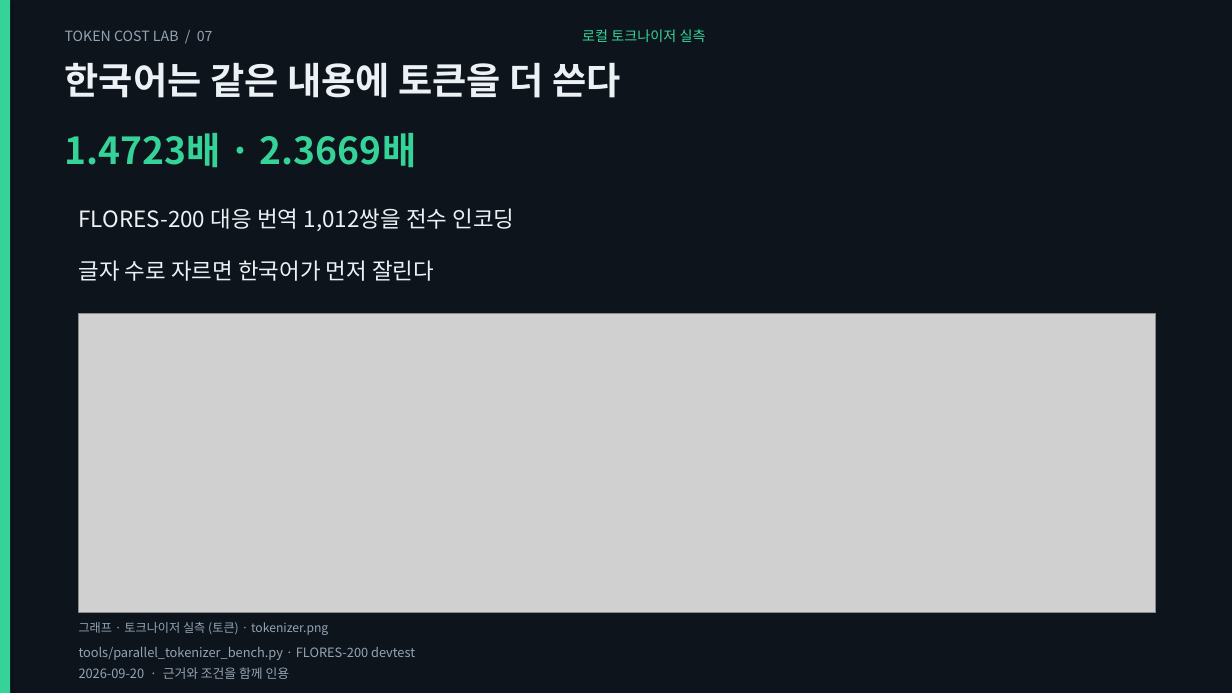
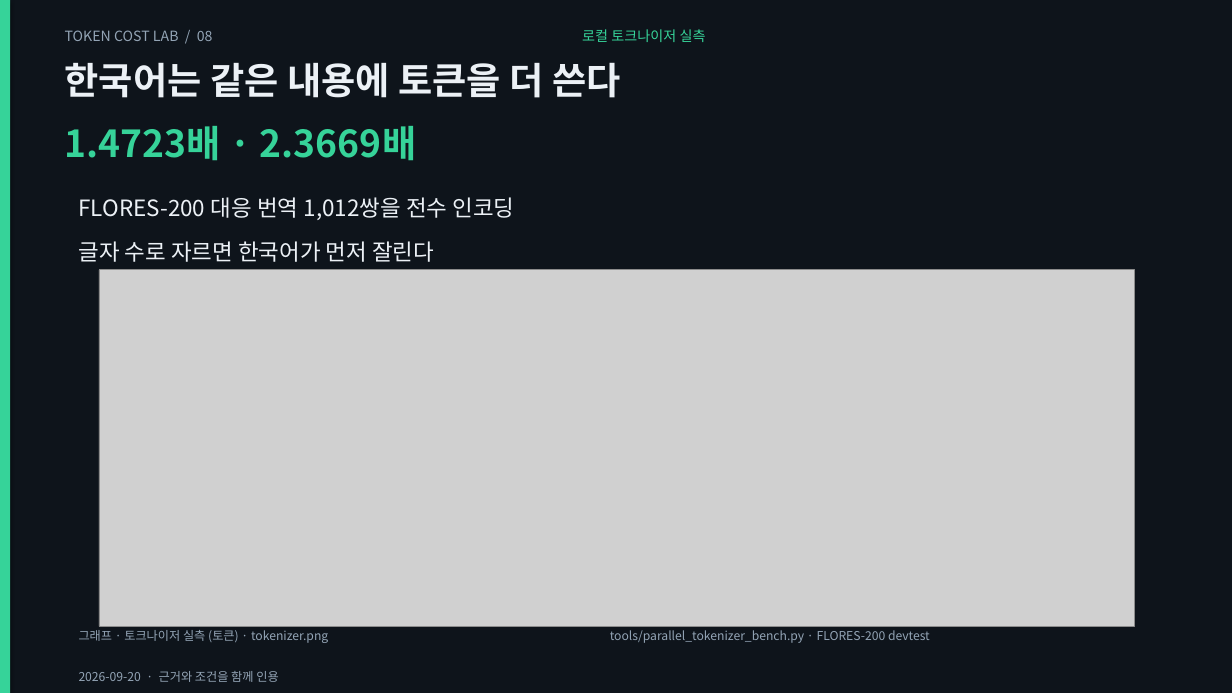
Before and after one commit to giyeop-cody/token-cost-lab, a slide deck: slide 8 of presentation/token_cost_main.pptx (slide 7 before the commit). Drawn at 1232x693 pixels with LibreOffice and Linux fonts; fonts in the diff are those of the drawing; grey boxes stand for pictures. Boxes give left, top, right and bottom in pixels: in the first picture for what was removed or moved away, otherwise in the second. Text is boxed around its words. In the diff, an @@ line names an element or a change of style, - is before the commit and + after.

Commit message:
feat: rebuild the decks as a visual talk — bigger charts, price table, section dividers
그래프를 슬라이드 전폭·전고로 키우고, 단가 표 슬라이드와 구간 표지를 넣어
발표 흐름(01 언어 → 02 출력·추론 → 03 캐시·컨텍스트 → 04 사례·적용)을 만들었다.

- 그래프 11종으로 확대: 추가 3종
  · monthly  워크플로 A/B 월 청구서(월 1,760건, 모델 6종) — B가 -64~-69%
  · cache_hit 캐시 적중률별 100콜 비용 곡선 + 손익분기 22.0%
  · usage_mix 20턴 세션 토큰 구성 — 이력 재전송 75.1%, 생성은 2.3%
  tokenizer 차트는 영어=1.00 기준 4개 가로 막대로 재작성(넓은 화면에서 읽히게)
- 단가 표 슬라이드: lab/pricing.py에서 셀을 직접 생성(모델·입력·출력·출력÷입력·캐시 읽기)
- 구간 표지 5종(01~04 + 심화). 렌더러에 divider/table 레이아웃 추가
- 덱 구성: 통합 44 · 본편 34 · 보너스 16 · 에이전트 23 · 케이스 15장
  차트 33장 · 표 2장 · 표지 5장. stack 차트와 중복되는 텍스트 슬라이드는 제거
- 검증: 표 셀 대조(단가 스냅샷) · 모든 차트가 덱에서 실제 사용되는지 · 표지에도 멘트·노트 요구
  · 월 청구서/캐시 곡선/토큰 구성의 재계산 대조 — 테스트 120 (신규 3)
- 문서: presentation/README(그래프 표), RETIRED(장수·재주장 17), REASSERTED·CORRECTIONS 동기화

```diff
--- a/presentation/token_cost_main.pptx
+++ b/presentation/token_cost_main.pptx
@@ text at box(65, 30, 213, 41): text changed @@
-TOKEN COST LAB / 07
+TOKEN COST LAB / 08
@@ text "1.4723배 · 2.3669배": place and size @@
-text "1.4723배 · 2.3669배" at box(65, 133, 416, 168)
+text "1.4723배 · 2.3669배" at box(65, 126, 416, 161)
@@ text "FLORES-200 대응 번역 1,012쌍을 전수 ...": place and size @@
-text "FLORES-200 대응 번역 1,012쌍을 전수 ..." at box(79, 208, 514, 231)
+text "FLORES-200 대응 번역 1,012쌍을 전수 ..." at box(79, 197, 514, 220)
@@ text "글자 수로 자르면 한국어가 먼저 ...": place and size @@
-text "글자 수로 자르면 한국어가 먼저 ..." at box(79, 260, 434, 281)
+text "글자 수로 자르면 한국어가 먼저 ..." at box(79, 241, 434, 262)
@@ picture: place and size @@
-picture at box(79, 313, 1155, 613)
+picture at box(99, 270, 1135, 627)
@@ text "그래프 · 토크나이저 실측 (토큰) ...": place and size @@
-text "그래프 · 토크나이저 실측 (토큰) ..." at box(79, 622, 328, 635)
+text "그래프 · 토크나이저 실측 (토큰) ..." at box(79, 630, 328, 643)
@@ text "tools/parallel_tokenizer_bench.py · FLORES-200 devtest" at box(610, 630, 930, 643): size 10 to 9.5 pt @@
@@ text "tools/parallel_tokenizer_bench.py · FLORES-200 devtest": place and size @@
-text "tools/parallel_tokenizer_bench.py · FLORES-200 devtest" at box(79, 647, 415, 660)
+text "tools/parallel_tokenizer_bench.py · FLORES-200 devtest" at box(610, 630, 930, 643)
@@ text "2026-09-20 · 근거와 조건을 함께 ..." at box(79, 671, 278, 682): size 10 to 9.5 pt @@
```
Also in this commit, not shown: 20 other slides changed, 10 slides added, 3 slides removed, 37 other files.
